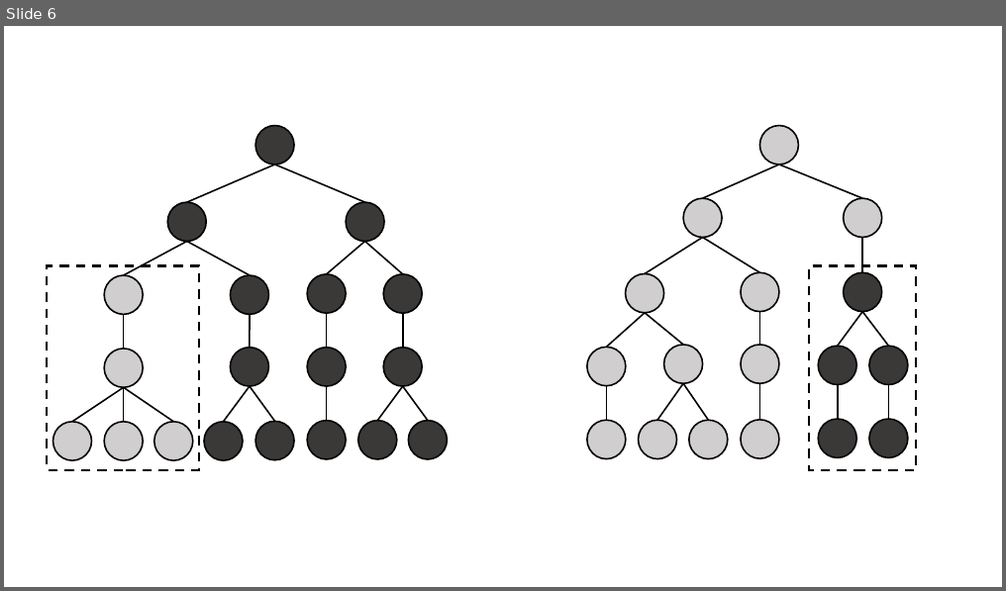
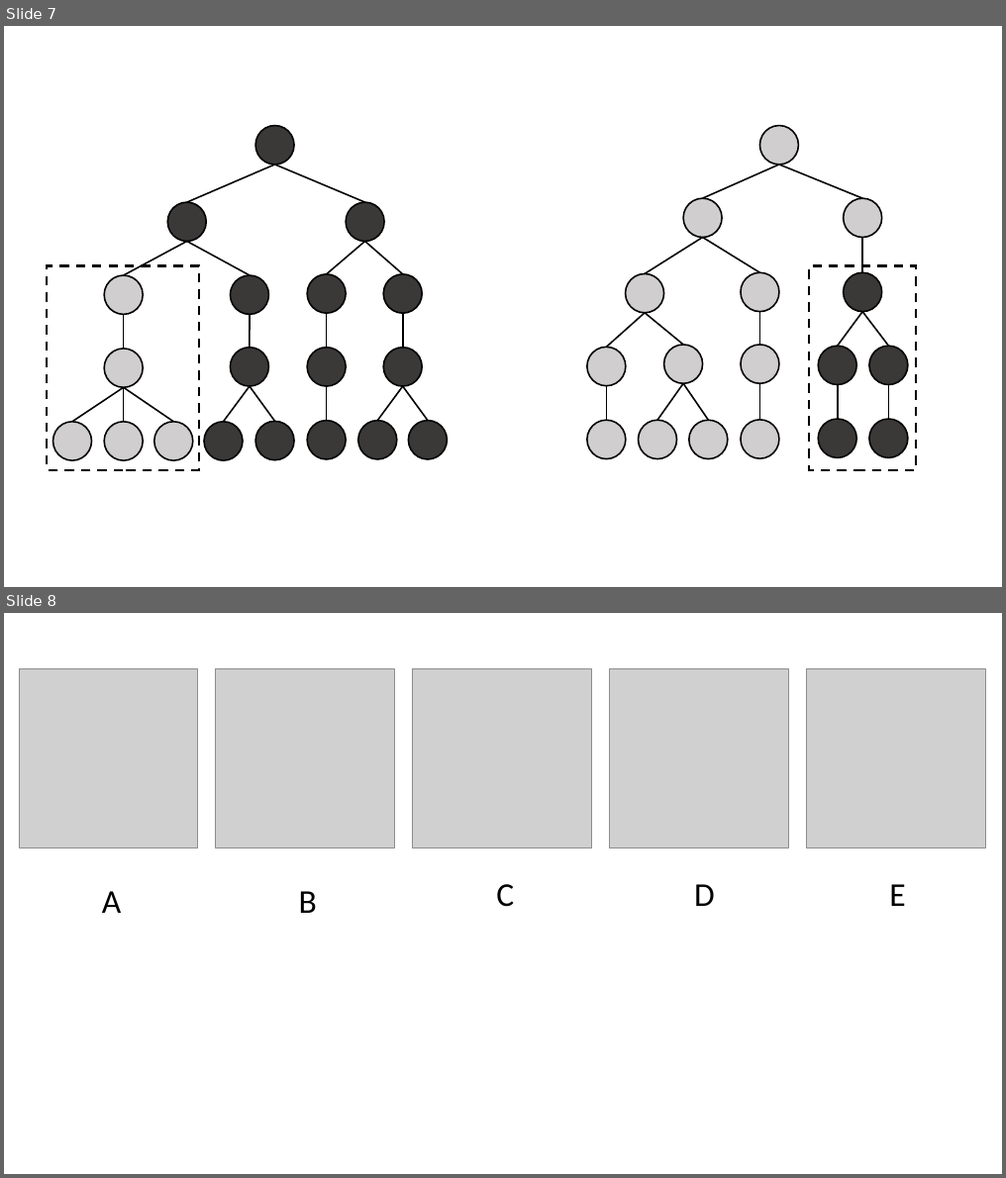
Before and after one commit to LucaBonfi95/LucaBonfi95.github.io, a slide deck: Bot_Ticelli/docs/imgs/imgs.pptx. Shown one above the other, each under a label of ours: slide 6 before the commit, slides 7 and 8 after it. The pictures are 1006x591 and 1006x1178 pixels, drawn with LibreOffice and Linux fonts; fonts in the diff are those of the drawing; grey boxes stand for pictures. Boxes give left, top, right and bottom in pixels: in the first picture for what was removed or moved away, otherwise in the second. Text is boxed around its words. In the diff, an @@ line names an element or a change of style, - is before the commit and + after.

```diff
--- a/Bot_Ticelli/docs/imgs/imgs.pptx
+++ b/Bot_Ticelli/docs/imgs/imgs.pptx
@@ slide 8 added at [4,613,1002,1174], background #FFFFFF @@
@@ picture added at [19,669,198,848] @@
@@ picture added at [216,669,395,848] @@
@@ picture added at [413,669,592,848] @@
@@ picture added at [610,669,788,848] @@
@@ picture added at [807,669,985,848] @@
@@ text added at [102,891,121,913], 32 pt, text #000000 @@
+A
@@ text added at [299,891,317,913], 32 pt, text #000000 @@
+B
@@ text added at [496,884,514,907], 32 pt, text #000000 @@
+C
@@ text added at [694,884,715,906], 32 pt, text #000000 @@
+D
@@ text added at [889,884,905,906], 32 pt, text #000000 @@
+E
@@ what was slide 6 is now slide 7 @@
```
Also in this commit, not shown: 1 other slide added, 1 slide removed, 1 other file.
